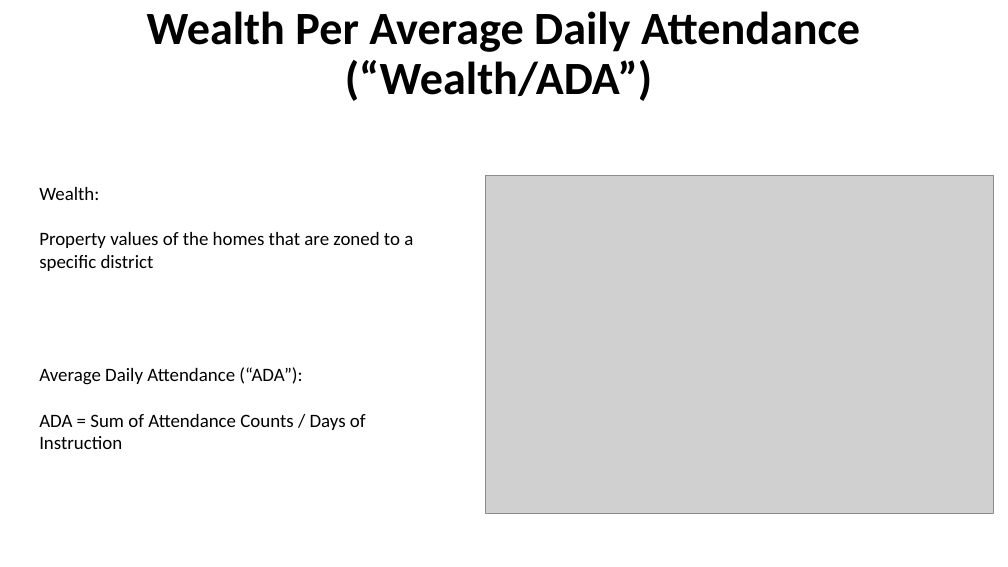
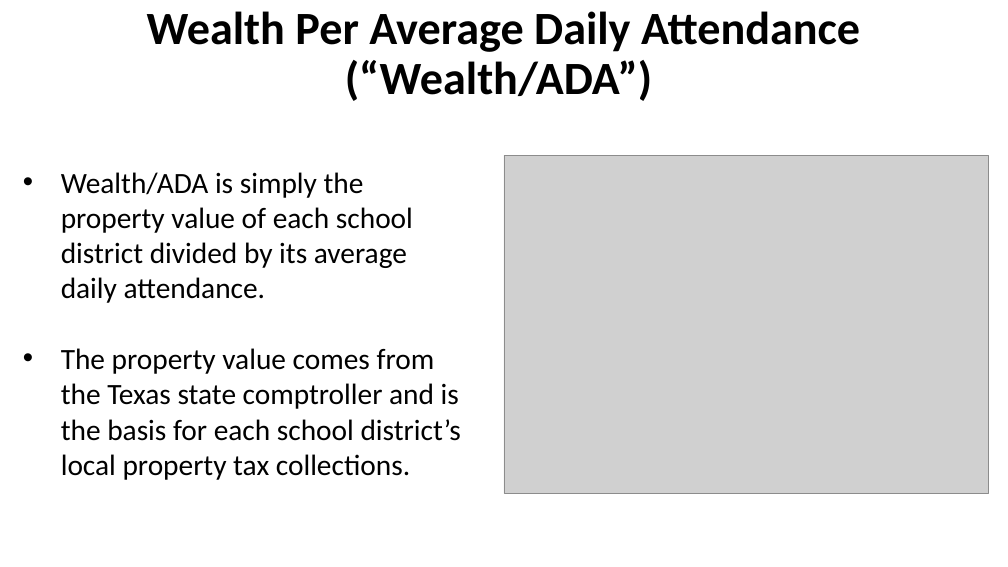
Before and after one commit to RachidRezzik/Texas_GradPercent_Predictor, a slide deck: slide 8 of TexasDistrictForecast.pptx (slide 9 before the commit). Drawn at 1008x567 pixels with LibreOffice and Linux fonts; fonts in the diff are those of the drawing; grey boxes stand for pictures. Boxes give left, top, right and bottom in pixels: in the first picture for what was removed or moved away, otherwise in the second. Text is boxed around its words. In the diff, an @@ line names an element or a change of style, - is before the commit and + after.

```diff
--- a/TexasDistrictForecast.pptx
+++ b/TexasDistrictForecast.pptx
@@ text at (61,172,461,480): text changed; size 18 to 28 pt @@
-Wealth:
-Property values of the homes that are zoned to a specific district
-Average Daily Attendance (“ADA”):
-ADA = Sum of Attendance Counts / Days of Instruction
+• Wealth/ADA is simply the property value of each school district divided by its average daily attendance.
+• The property value comes from the Texas state comptroller and is the basis for each school district’s local property tax collections.
@@ picture: place and size @@
-picture at (485,175,994,513)
+picture at (504,155,989,493)
```
Also in this commit, not shown: 6 other slides changed, 14 slides added, 3 slides removed, 3 other files.
